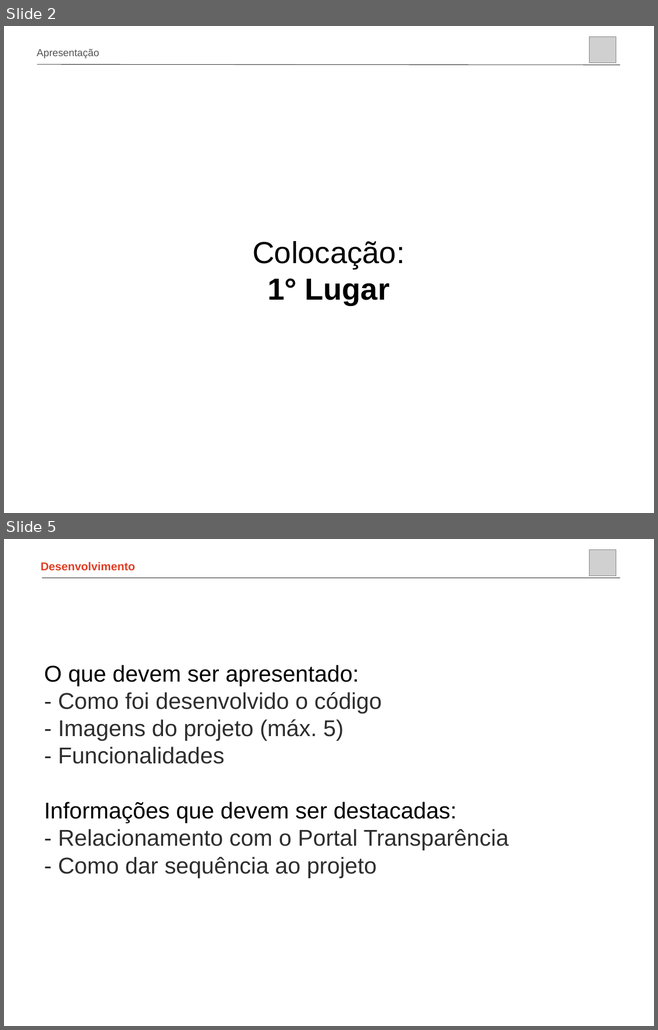
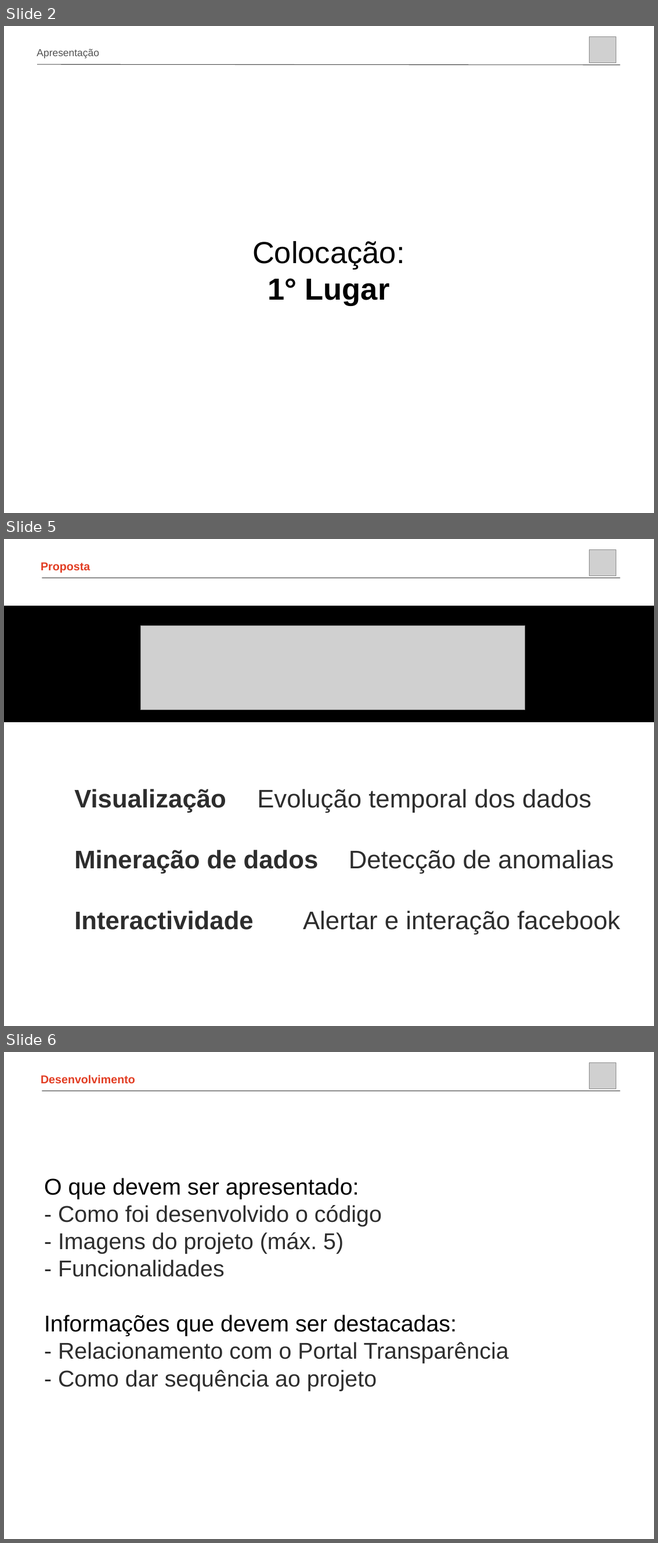
Before and after one commit to jpesce/dataminas, a slide deck: apresentacao/champs.ppt. Shown one above the other, each under a label of ours: slides 2 and 5 before the commit, slides 2, 5 and 6 after it; the slides between them are not shown. The pictures are 658x1030 and 658x1543 pixels, drawn with LibreOffice and Linux fonts; fonts in the diff are those of the drawing; grey boxes stand for pictures; background and template pictures are left out. Boxes give left, top, right and bottom in pixels: in the first picture for what was removed or moved away, otherwise in the second. Text is boxed around its words. In the diff, an @@ line names an element or a change of style, - is before the commit and + after.

```diff
--- a/apresentacao/champs.ppt
+++ b/apresentacao/champs.ppt
@@ slide 5 added at bbox=[4, 539, 654, 1026], background picture (left out) @@
@@ picture added at bbox=[589, 550, 616, 576] @@
@@ text added at bbox=[41, 562, 90, 573], 18 pt, text #E23D23, bold @@
+Proposta
@@ line added from (42, 578) to (620, 578), #515151 0.99 pt @@
@@ rectangle added at bbox=[4, 606, 654, 721], fill #000000, outline #000000 2.01 pt @@
@@ picture added at bbox=[140, 625, 525, 710] @@
@@ text added at bbox=[74, 789, 620, 935], 40 pt, text #2D2D2D @@
+Visualização Evolução temporal dos dados
+Mineração de dados Detecção de anomalias
+Interactividade Alertar e interação facebook
@@ what was slide 5 is now slide 6 @@
```
Also in this commit, not shown: 2 slides changed, 1 other slide added, 1 slide removed.
